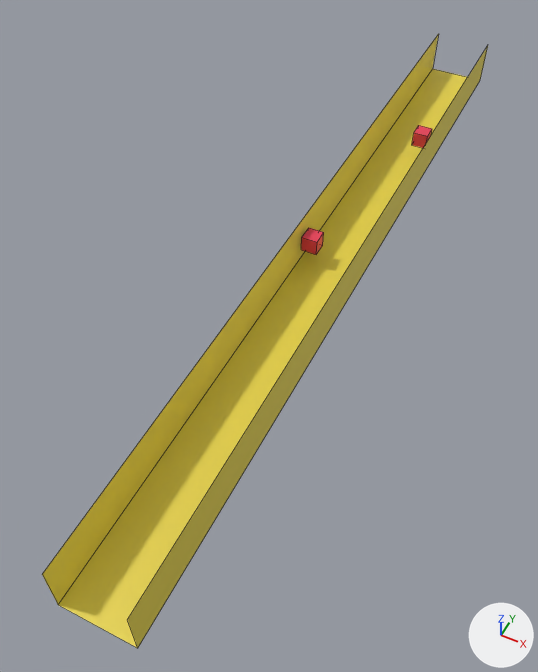
The Blender file Blender/Trench2new.blend, before and after one commit.
One viewpoint serves both versions: a 50 mm lens placed at (23.2, -14.5, 62.2), pointed at (-3.5, 38.9, -4.5). Lighting does not change. The marker at lower right points along +X, +Y and +Z. Mesh edges are drawn as thin lines.

Script lines for the objects in view, before the commit:
```python
ob_cubeobstacle0 = bpy.data.objects.new('CubeObstacle0', me_cube_001)
ob_cubeobstacle0.parent = ob_trench_1
ob_cubeobstacle0.location = (-2.659, 48.84, 3.0)
ob_cubeobstacle1 = bpy.data.objects.new('CubeObstacle1', me_cube_002)
ob_cubeobstacle1.parent = ob_trench_1
ob_cubeobstacle1.location = (1.933, 75.77, 3.0)
ob_trench_1 = bpy.data.objects.new('Trench 1', me_plane)
ob_trench_1.location = (0.0, 50.0, 0.0)
ob_trench_1.scale = (4.0, 50.0, 1.0)
ob_wall_left = bpy.data.objects.new('Wall left', me_plane_001)
ob_wall_left.parent = ob_trench_1
ob_wall_left.location = (-4.0, 50.0, 3.0)
ob_wall_left.rotation_euler = (0.0, 1.571, 0.0)  # degrees (0, 90, 0)
ob_wall_left.scale = (3.0, 50.0, 1.0)
ob_wall_right = bpy.data.objects.new('Wall right', me_plane_002)
ob_wall_right.parent = ob_trench_1
ob_wall_right.location = (4.0, 50.0, 3.0)
ob_wall_right.rotation_euler = (0.0, -1.571, 0.0)  # degrees (0, -90, 0)
ob_wall_right.scale = (3.0, 50.0, 1.0)
```
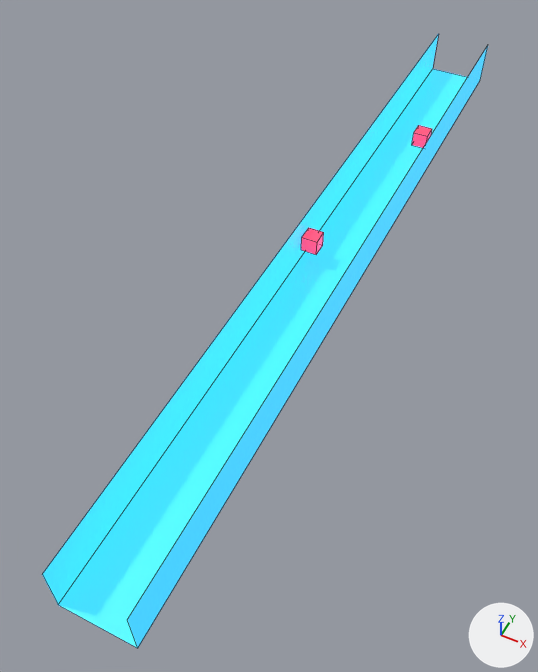
The newer file is also turned or shifted as a whole; pictures and numbers use the older file's frame.

Boxes (x1, y1, x2, y2) around the edits, measured in the pictures (538 x 672 px):
'Trench 1', recoloured (yellow to cyan)
    both: (58, 69, 468, 648)
'Wall left', recoloured (yellow to cyan)
    both: (42, 34, 439, 604)
'Wall right', recoloured (yellow to cyan)
    both: (128, 46, 488, 648)
'CubeObstacle0', recoloured
    both: (301, 228, 324, 255)
'CubeObstacle1', recoloured
    both: (412, 125, 432, 148)

Diff of the bpy script that builds the scene:
```diff
--- a/Blender/Trench2new.blend.py
+++ b/Blender/Trench2new.blend.py
@@ mat_material_001 @@
 mat_material_001 = principled_material('Material.001')
-mat_material_001.base_color = (0.799, 0.658, 0.0666)  # yellow #e7d449
+mat_material_001.base_color = (0.0369, 0.456, 0.799)  # cyan #36b4e7
+mat_material_001.emission_color = (0.0369, 0.456, 0.799)  # cyan #36b4e7
+mat_material_001.emission_strength = 1.0
@@ mat_material_002 @@
 mat_material_002.base_color = (0.799, 0.0437, 0.0976)  # red #e73b58
+mat_material_002.emission_color = (0.799, 0.0437, 0.0976)  # red #e73b58
+mat_material_002.emission_strength = 1.0
```
